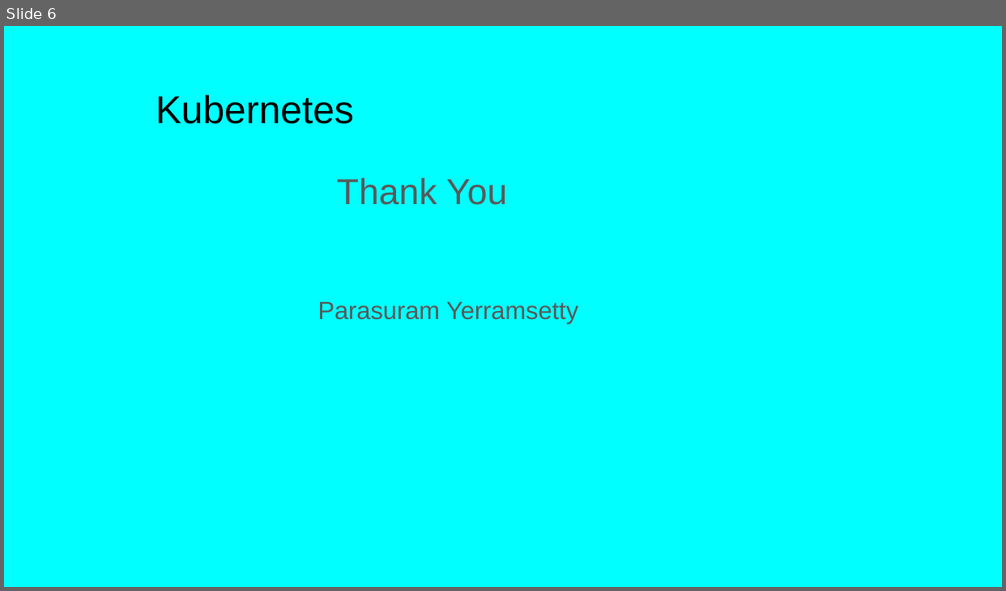
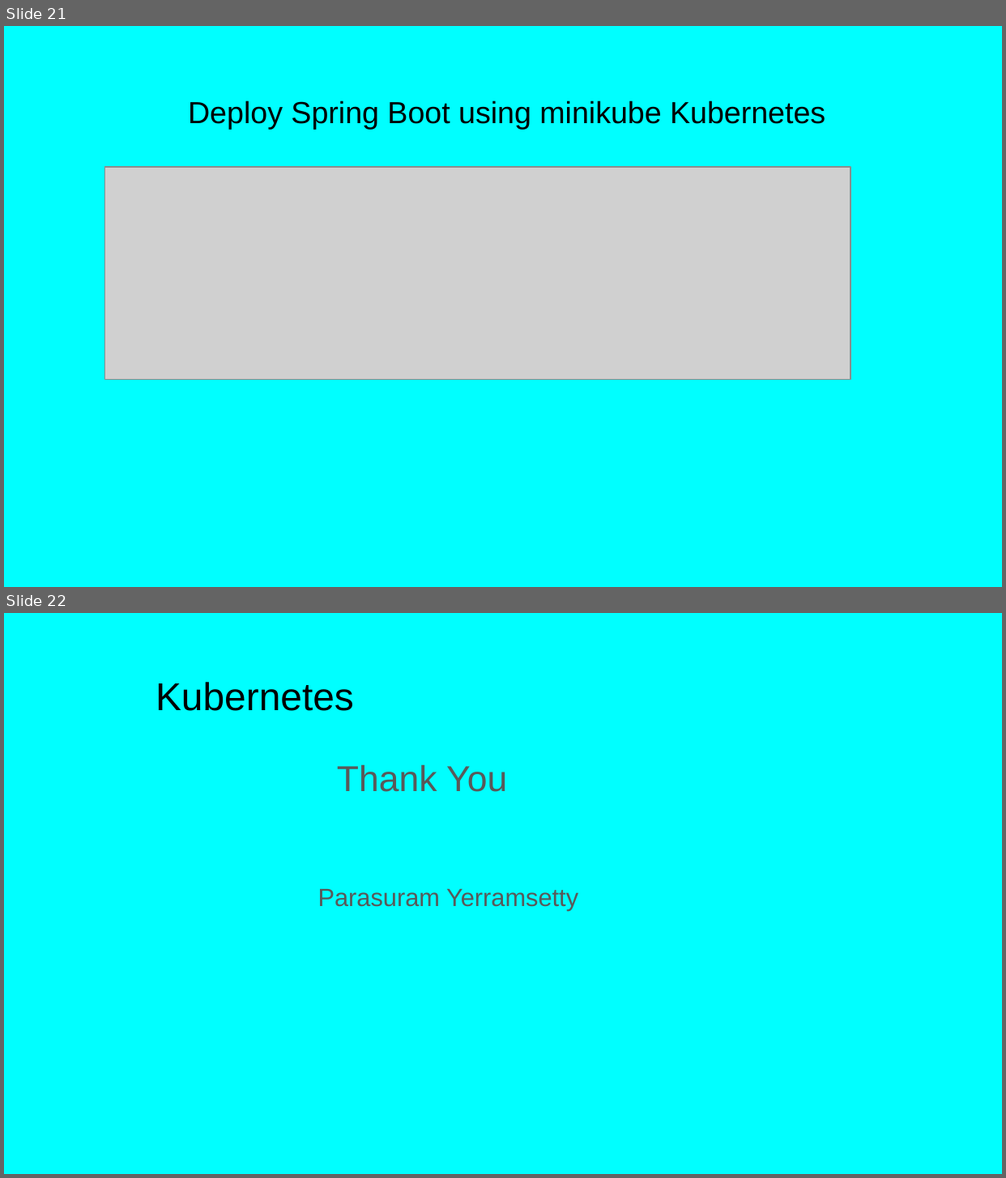
Before and after one commit to Balaji504/DevOpsProject, a slide deck: docs/Kubernetes.pptx. Shown one above the other, each under a label of ours: slide 6 before the commit, slides 21 and 22 after it. The pictures are 1006x591 and 1006x1178 pixels, drawn with LibreOffice and Linux fonts; fonts in the diff are those of the drawing; grey boxes stand for pictures. Boxes give left, top, right and bottom in pixels: in the first picture for what was removed or moved away, otherwise in the second. Text is boxed around its words. In the diff, an @@ line names an element or a change of style, - is before the commit and + after.

Commit message:
Deploy springboot using kubernetes
Deploy springboot using kubernetes

```diff
--- a/docs/Kubernetes.pptx
+++ b/docs/Kubernetes.pptx
@@ slide 21 added at <box>4,26,1002,587</box>, background #00FFFF @@
@@ title added at <box>188,101,825,129</box>, 22 pt, text #000000 @@
+Deploy Spring Boot using minikube Kubernetes
@@ picture added at <box>104,167,850,379</box> @@
@@ what was slide 6 is now slide 22 @@
```
Also in this commit, not shown: 4 slides changed, 15 other slides added, 2 other files.
